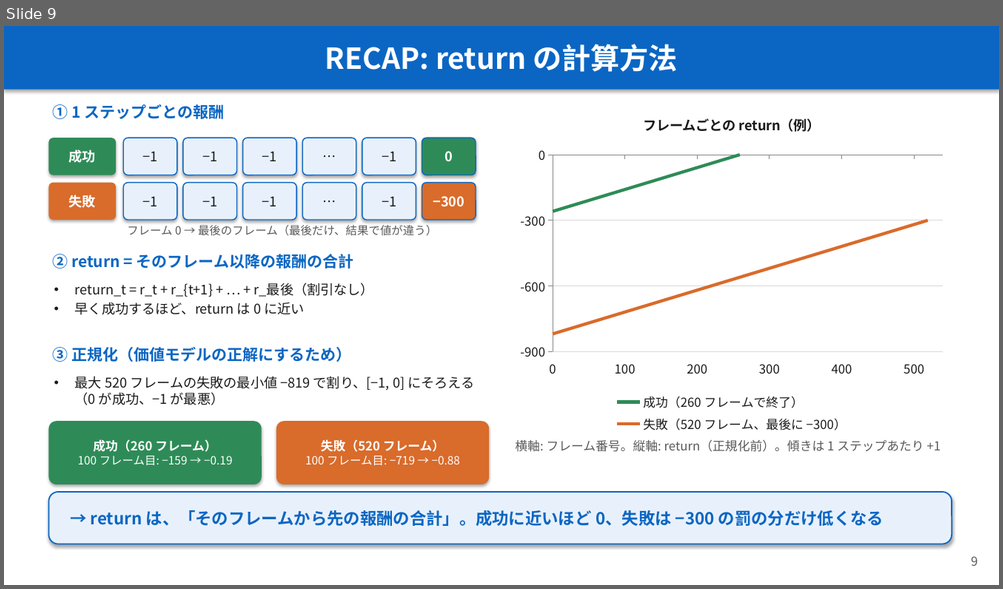
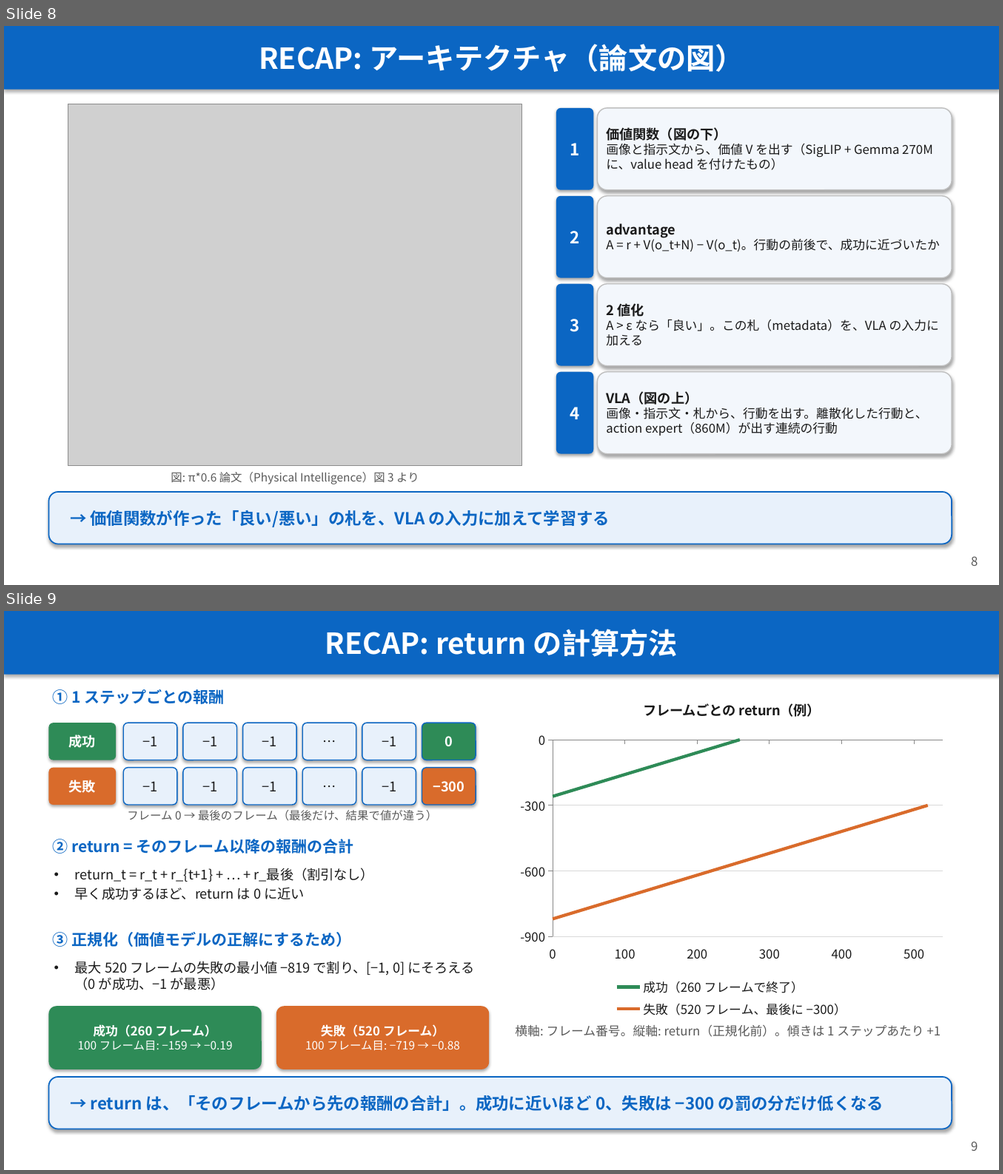
Before and after one commit to Junhand/libero_RL, a slide deck: docs/RECAP_STEAM_RLToken.pptx. Shown one above the other, each under a label of ours: slide 9 before the commit, slides 8 and 9 after it. The pictures are 1003x589 and 1003x1174 pixels, drawn with LibreOffice and Linux fonts; fonts in the diff are those of the drawing; grey boxes stand for pictures. Boxes give left, top, right and bottom in pixels: in the first picture for what was removed or moved away, otherwise in the second. Text is boxed around its words. In the diff, an @@ line names an element or a change of style, - is before the commit and + after.

```diff
--- a/docs/RECAP_STEAM_RLToken.pptx
+++ b/docs/RECAP_STEAM_RLToken.pptx
@@ slide 8 added at (4, 26, 999, 585), background #FFFFFF @@
@@ rectangle added at (4, 26, 999, 90), fill #0B66C3, 28 pt, text #FFFFFF, bold @@
+RECAP: アーキテクチャ（論文の図）
@@ picture added at (68, 104, 522, 466) @@
@@ rounded rectangle added at (556, 108, 594, 190), fill #0B66C3, 16 pt, text #FFFFFF, bold @@
+1
@@ rounded rectangle added at (597, 108, 951, 190), fill #F3F7FC, outline #BFBFBF 1 pt, 12 pt, text #1A1A1A @@
+価値関数（図の下）
+画像と指示文から、価値 V を出す（SigLIP + Gemma 270M に、value head を付けたもの）
@@ rounded rectangle added at (556, 196, 594, 278), fill #0B66C3, 16 pt, text #FFFFFF, bold @@
+2
@@ rounded rectangle added at (597, 196, 951, 278), fill #F3F7FC, outline #BFBFBF 1 pt, 12 pt, text #1A1A1A @@
+advantage
+A = r + V(o_t+N) − V(o_t)。行動の前後で、成功に近づいたか
@@ rounded rectangle added at (556, 284, 594, 366), fill #0B66C3, 16 pt, text #FFFFFF, bold @@
+3
@@ rounded rectangle added at (597, 284, 951, 366), fill #F3F7FC, outline #BFBFBF 1 pt, 12 pt, text #1A1A1A @@
+2 値化
+A > ε なら「良い」。この札（metadata）を、VLA の入力に加える
@@ rounded rectangle added at (556, 372, 594, 454), fill #0B66C3, 16 pt, text #FFFFFF, bold @@
+4
@@ rounded rectangle added at (597, 372, 951, 454), fill #F3F7FC, outline #BFBFBF 1 pt, 12 pt, text #1A1A1A @@
+VLA（図の上）
+画像・指示文・札から、行動を出す。離散化した行動と、action expert（860M）が出す連続の行動
@@ text added at (170, 472, 419, 485), 11 pt, text #595959 @@
+図: π*0.6 論文（Physical Intelligence）図 3 より
@@ rounded rectangle added at (48, 492, 951, 545), fill #E8F1FB, outline #0B66C3 1.25 pt, 16 pt, text #0B66C3, bold @@
+→ 価値関数が作った「良い/悪い」の札を、VLA の入力に加えて学習する
@@ text added at (970, 557, 977, 566), 12 pt, text #595959 @@
+8
```
Also in this commit, not shown: 17 slides changed, 2 other slides added, 1 slide removed, 4 other files.
